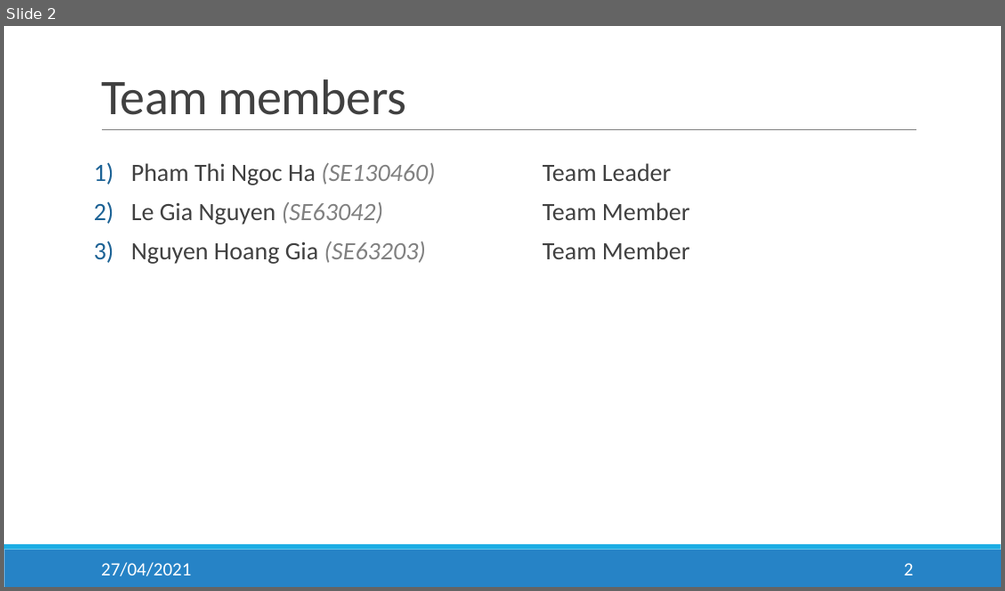
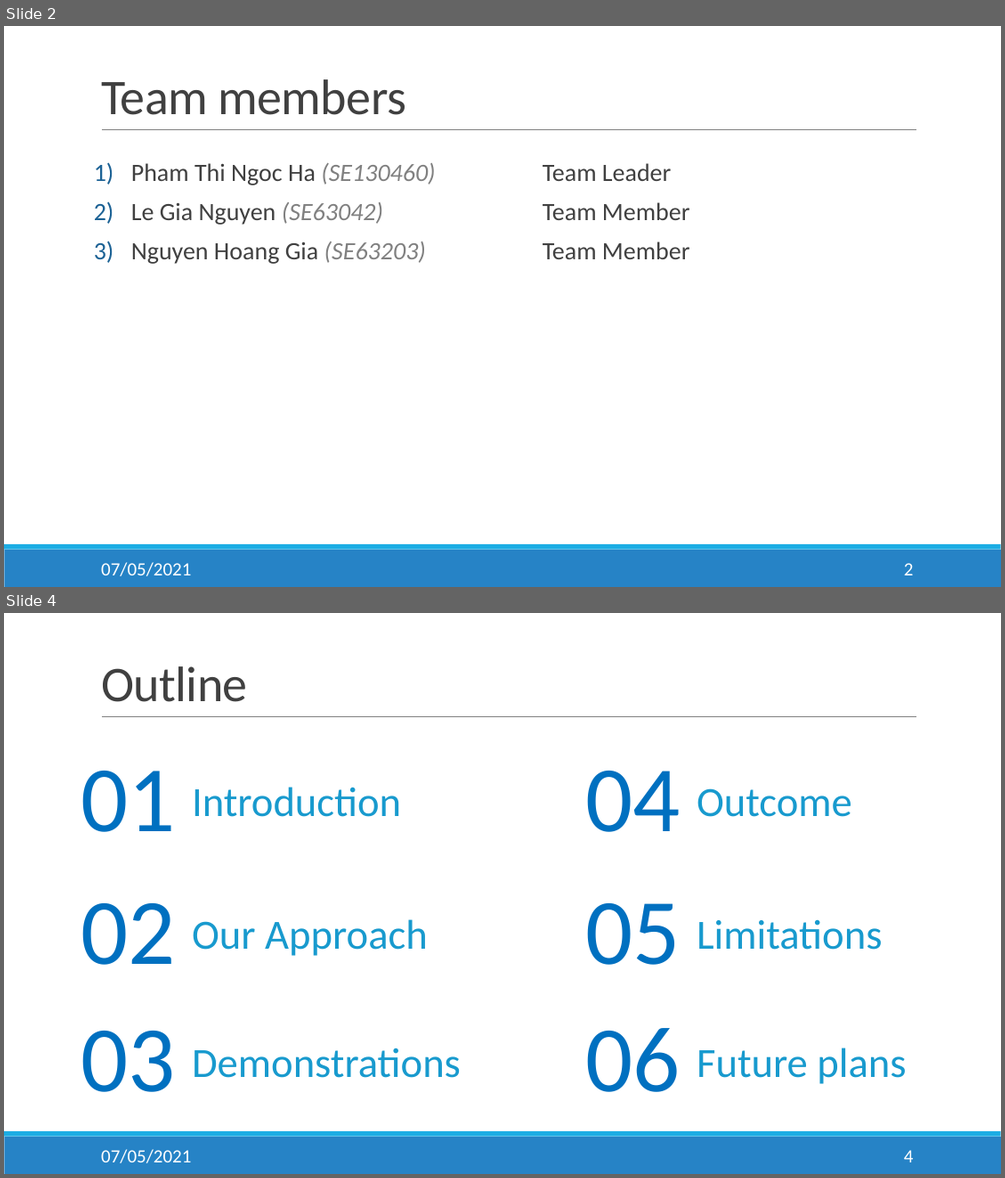
Before and after one commit to salesmgt/documentation, a slide deck: presentations/Slides.pptx. Shown one above the other, each under a label of ours: slide 2 before the commit, slides 2 and 4 after it; the slides between them are not shown. The pictures are 1005x591 and 1005x1178 pixels, drawn with LibreOffice and Linux fonts; fonts in the diff are those of the drawing. Boxes give left, top, right and bottom in pixels: in the first picture for what was removed or moved away, otherwise in the second. Text is boxed around its words. In the diff, an @@ line names an element or a change of style, - is before the commit and + after.

```diff
--- a/presentations/Slides.pptx
+++ b/presentations/Slides.pptx
@@ slide 4 added at bbox=[4, 613, 1001, 1174], background #FFFFFF; not listed: 3 template elements that a slide beside it also shows @@
@@ title added at bbox=[101, 666, 248, 702], 48 pt, text #404040 @@
+Outline
@@ text added at bbox=[81, 771, 176, 832], 90 pt, text #0070C0 @@
+01
@@ text added at bbox=[586, 771, 680, 832], 90 pt, text #0070C0 @@
+04
@@ text added at bbox=[192, 787, 401, 817], 40 pt, text #189ACE @@
+Introduction
@@ text added at bbox=[696, 788, 852, 817], 40 pt, text #189ACE @@
+Outcome
@@ text added at bbox=[81, 903, 176, 965], 90 pt, text #0070C0 @@
+02
@@ text added at bbox=[586, 903, 680, 965], 90 pt, text #0070C0 @@
+05
@@ text added at bbox=[192, 919, 428, 956], 40 pt, text #189ACE @@
+Our Approach
@@ text added at bbox=[696, 919, 882, 949], 40 pt, text #189ACE @@
+Limitations
@@ text added at bbox=[81, 1030, 176, 1092], 90 pt, text #0070C0 @@
+03
@@ text added at bbox=[586, 1028, 680, 1092], 90 pt, text #0070C0 @@
+06
@@ text added at bbox=[192, 1047, 461, 1078], 40 pt, text #189ACE @@
+Demonstrations
@@ text added at bbox=[696, 1047, 906, 1084], 40 pt, text #189ACE @@
+Future plans
@@ text added at bbox=[101, 1149, 191, 1163], 18 pt, text #FFFFFF @@
+07/05/2021
@@ page number added at bbox=[904, 1150, 914, 1162], 18 pt, text #FFFFFF @@
+4
@@ slide 2 changed as well @@
@@ text at bbox=[101, 562, 191, 576]: text changed @@
-27/04/2021
+07/05/2021
```
Also in this commit, not shown: 14 other slides changed, 14 other slides added, 3 slides removed, 1 other file.
